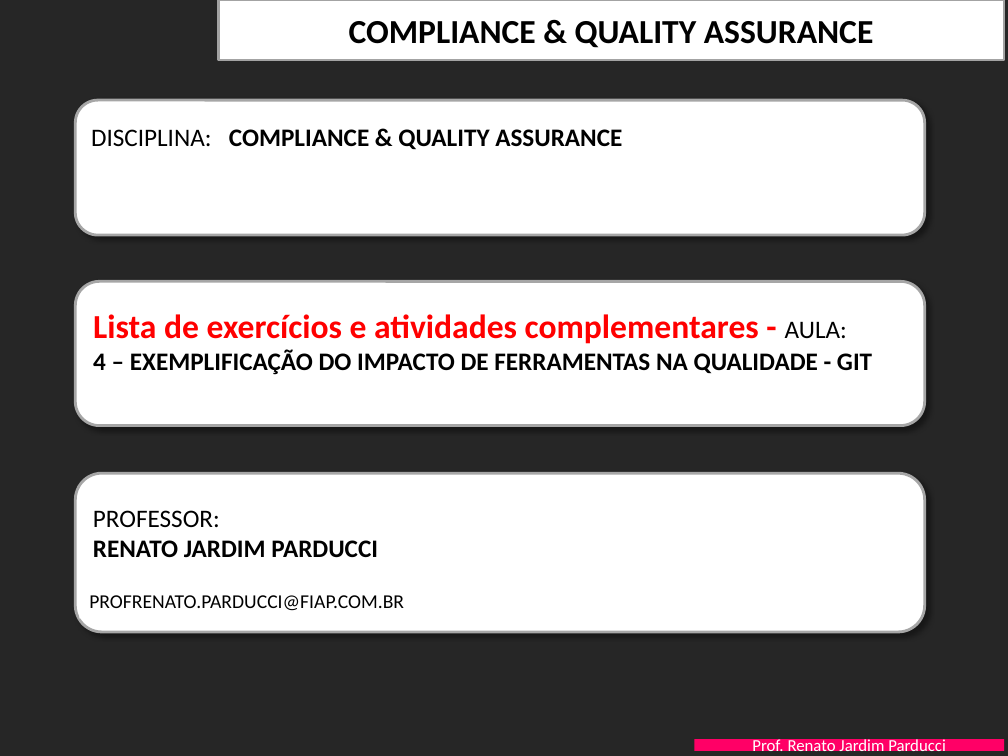
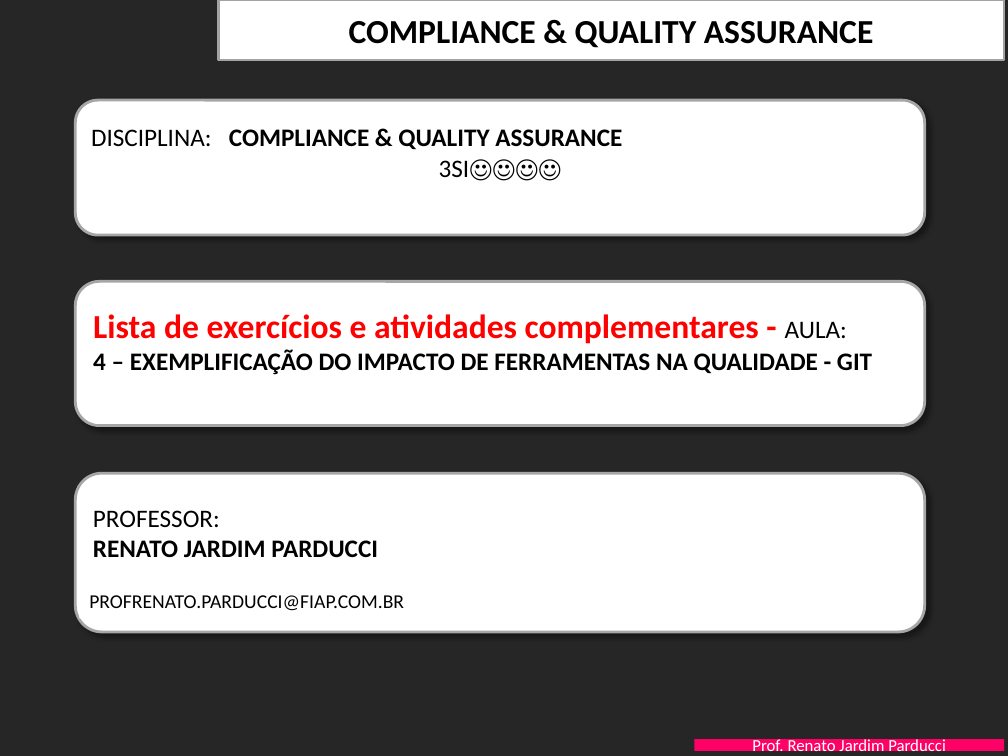
Before and after one commit to renan-alves/FIAP-si-exercises, a slide deck: slide 1 of Documentacao/FIAP-QualidProjSW-Aula-4-GIT - EXERCICIOS.pptx. Drawn at 1008x756 pixels with LibreOffice and Linux fonts; fonts in the diff are those of the drawing; background and template pictures are left out. Boxes give left, top, right and bottom in pixels: in the first picture for what was removed or moved away, otherwise in the second. Text is boxed around its words. In the diff, an @@ line names an element or a change of style, - is before the commit and + after.

Commit message:
Adição dos dados da turma
3sa1d213sad2sad13213sad213sad2

```diff
--- a/Documentacao/FIAP-QualidProjSW-Aula-4-GIT - EXERCICIOS.pptx
+++ b/Documentacao/FIAP-QualidProjSW-Aula-4-GIT - EXERCICIOS.pptx
@@ text in rounded rectangle at [439, 159, 562, 181]: text added @@
+3SI☺☺☺☺
```
